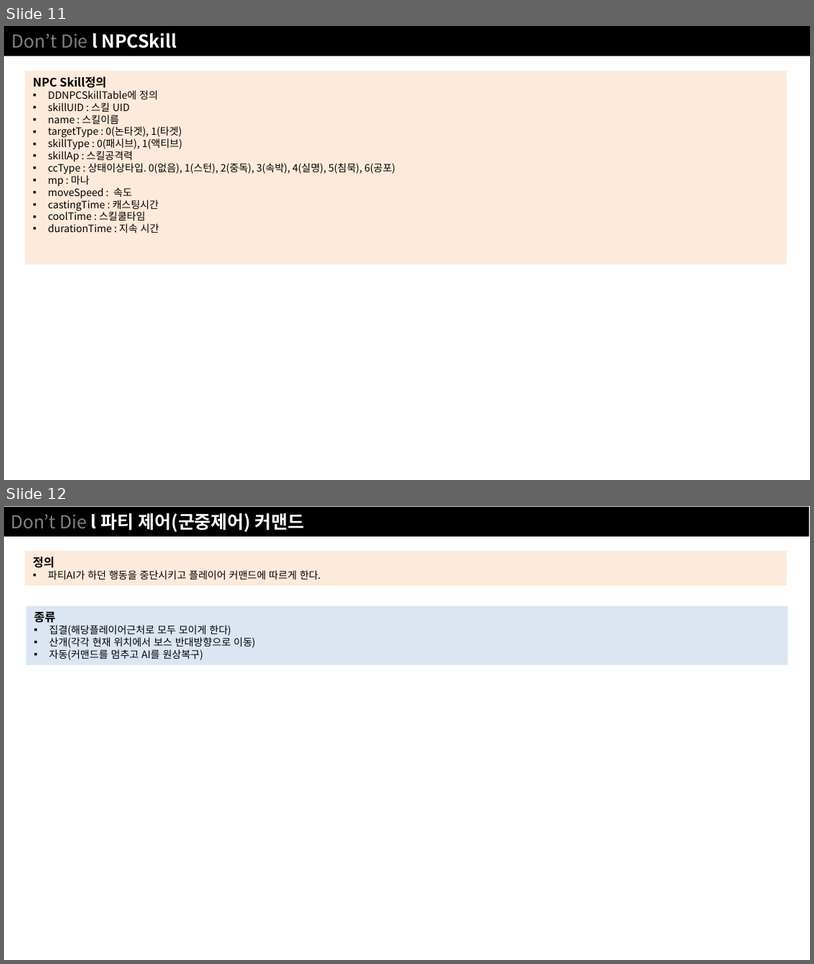
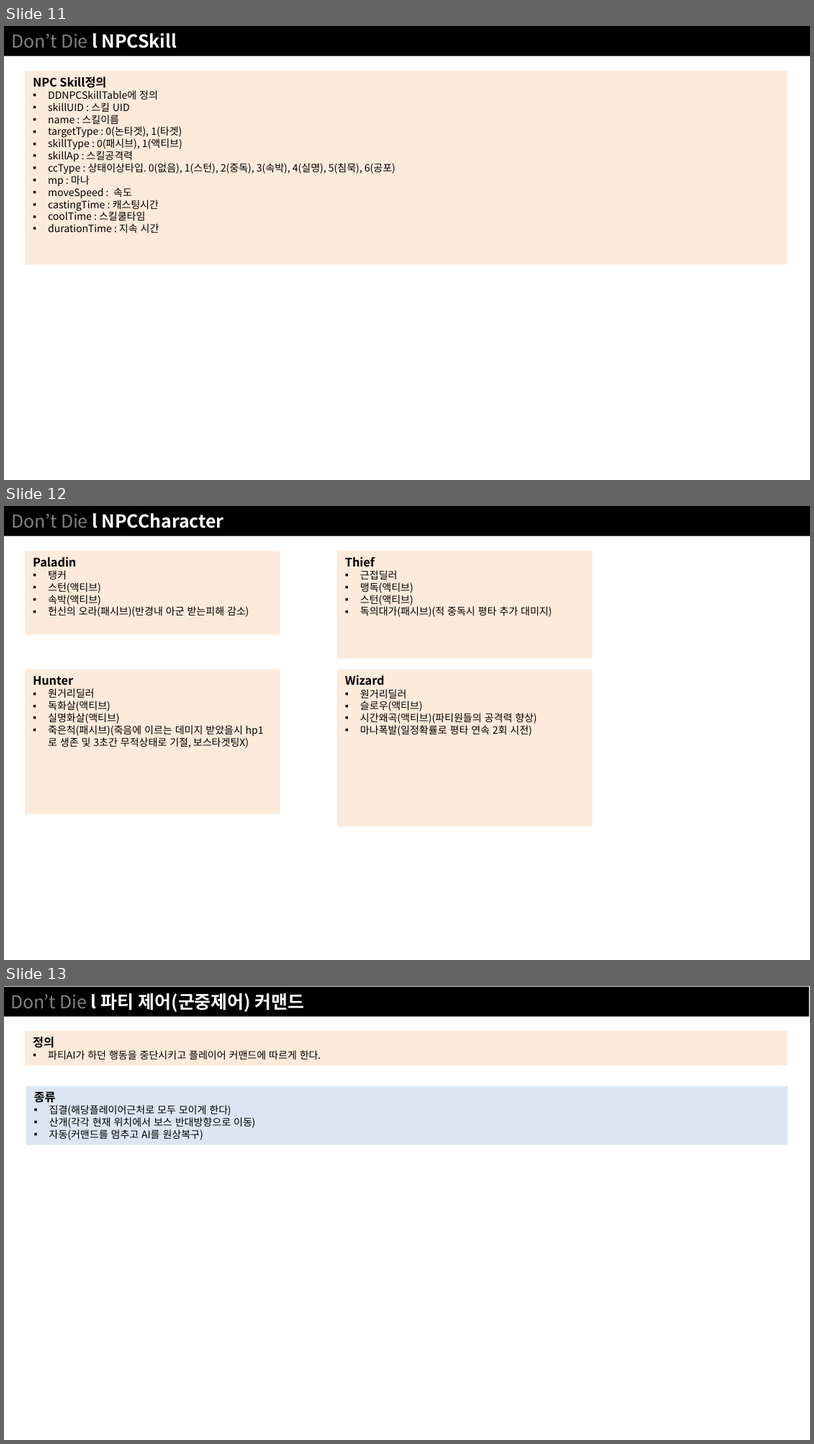
Before and after one commit to NoahCalhoun/DontDie, a slide deck: DDDocument/Don't Die ProtoType.pptx. Shown one above the other, each under a label of ours: slides 11 and 12 before the commit, slides 11, 12 and 13 after it. The pictures are 814x964 and 814x1444 pixels, drawn with LibreOffice and Linux fonts; fonts in the diff are those of the drawing. Boxes give left, top, right and bottom in pixels: in the first picture for what was removed or moved away, otherwise in the second. Text is boxed around its words. In the diff, an @@ line names an element or a change of style, - is before the commit and + after.

```diff
--- a/DDDocument/Don't Die ProtoType.pptx
+++ b/DDDocument/Don't Die ProtoType.pptx
@@ slide 12 added at bbox=[4, 506, 810, 960], background #FFFFFF @@
@@ rectangle added at bbox=[4, 506, 810, 536], fill #000000, 16 pt, text #FFFFFF, bold @@
+Don’t Die l NPCCharacter
@@ rectangle added at bbox=[25, 551, 280, 635], fill #FDEADA, 9 pt, text #000000 @@
+Paladin
+▪ 탱커
+▪ 스턴(액티브)
+▪ 속박(액티브)
+▪ 헌신의 오라(패시브)(반경내 아군 받는피해 감소)
@@ rectangle added at bbox=[337, 551, 592, 659], fill #FDEADA, 9 pt, text #000000 @@
+Thief
+▪ 근접딜러
+▪ 맹독(액티브)
+▪ 스턴(액티브)
+▪ 독의대가(패시브)(적 중독시 평타 추가 대미지)
@@ rectangle added at bbox=[25, 669, 280, 814], fill #FDEADA, 9 pt, text #000000 @@
+Hunter
+▪ 원거리딜러
+▪ 독화살(액티브)
+▪ 실명화살(액티브)
+▪ 죽은척(패시브)(죽음에 이르는 데미지 받았을시 hp1로 생존 및 3초간 무적상태로 기절, 보스타겟팅X)
@@ rectangle added at bbox=[337, 669, 592, 826], fill #FDEADA, 9 pt, text #000000 @@
+Wizard
+▪ 원거리딜러
+▪ 슬로우(액티브)
+▪ 시간왜곡(액티브)(파티원들의 공격력 향상)
+▪ 마나폭발(일정확률로 평타 연속 2회 시전)
@@ what was slide 12 is now slide 13 @@
```
Also in this commit, not shown: 1 slide changed, 2 other files.
